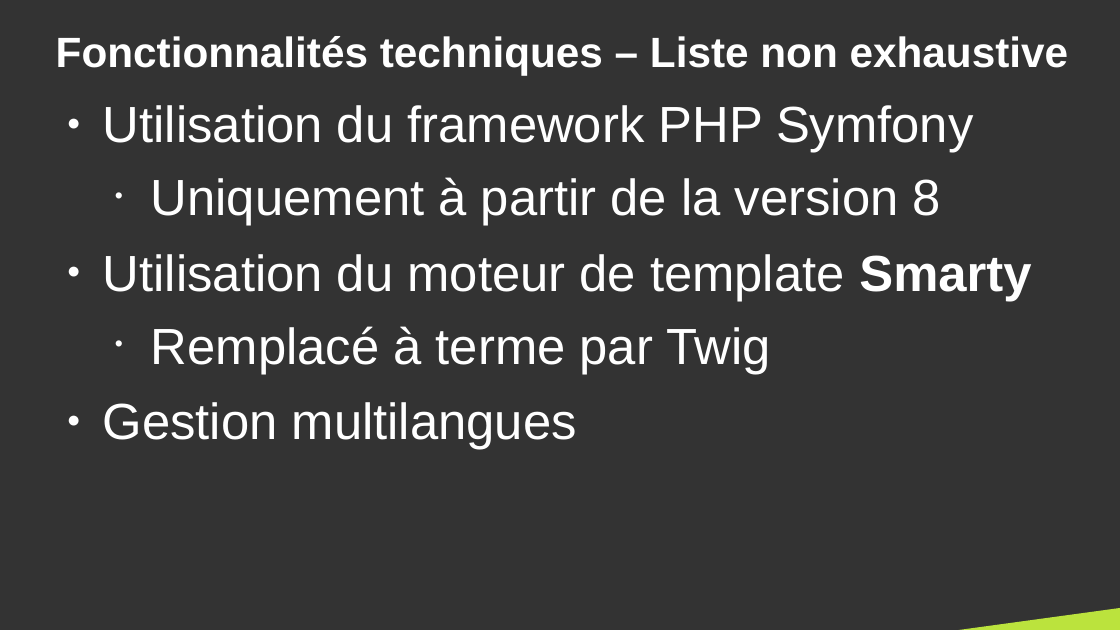
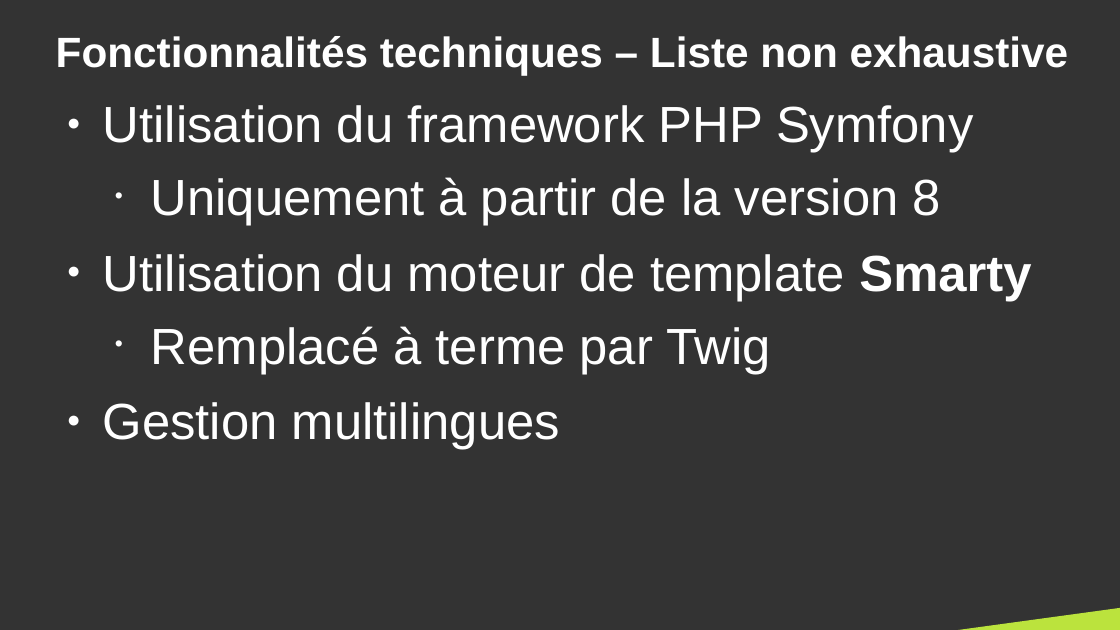
Before and after one commit to DanYellow/cours, a slide deck: slide 11 of gestion-de-contenus-specialisee-s4/travaux-pratiques/numero-1/presentation.odp. Drawn at 1120x630 pixels with LibreOffice and Linux fonts; fonts in the diff are those of the drawing. Boxes give left, top, right and bottom in pixels: in the first picture for what was removed or moved away, otherwise in the second. Text is boxed around its words. In the diff, an @@ line names an element or a change of style, - is before the commit and + after.

```diff
--- a/gestion-de-contenus-specialisee-s4/travaux-pratiques/numero-1/presentation.odp
+++ b/gestion-de-contenus-specialisee-s4/travaux-pratiques/numero-1/presentation.odp
@@ text at (103, 402, 560, 450): text changed @@
-● Gestion multilangues
+● Gestion multilingues
```
Also in this commit, not shown: 4 other slides changed, 1 other file.
